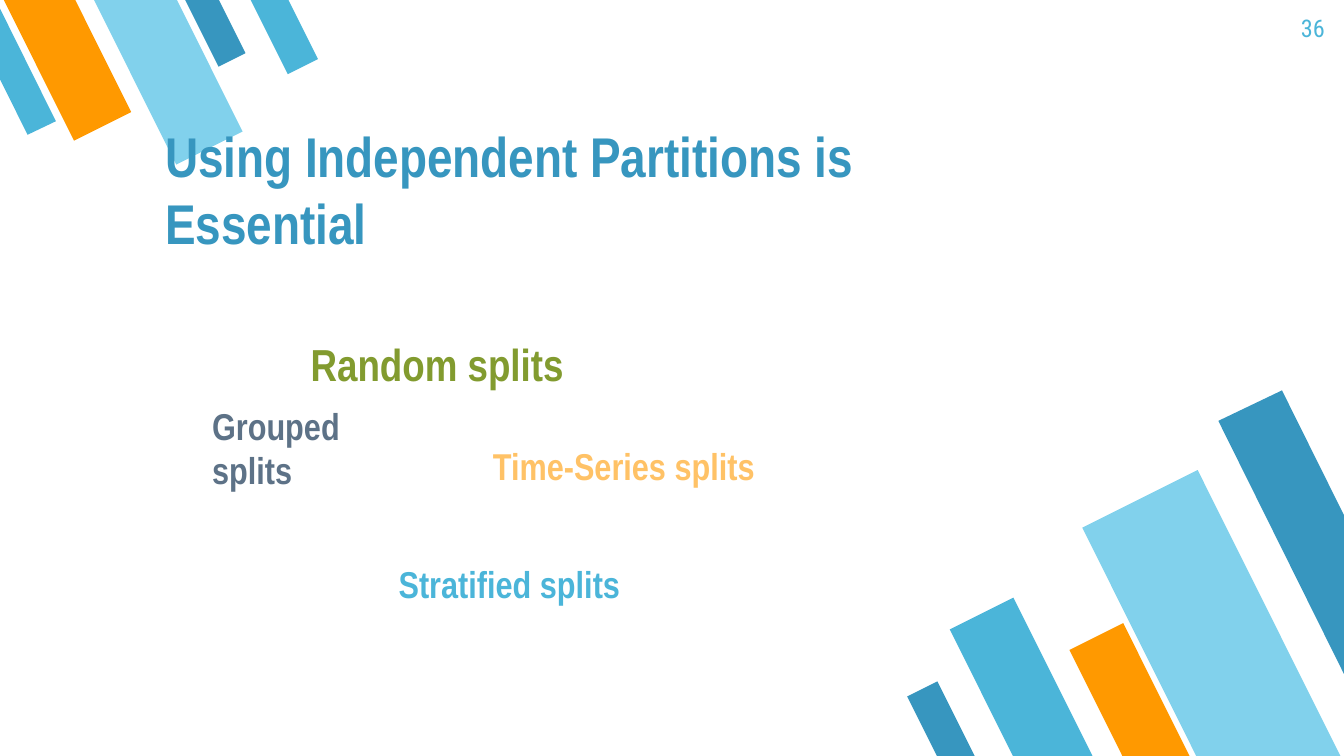
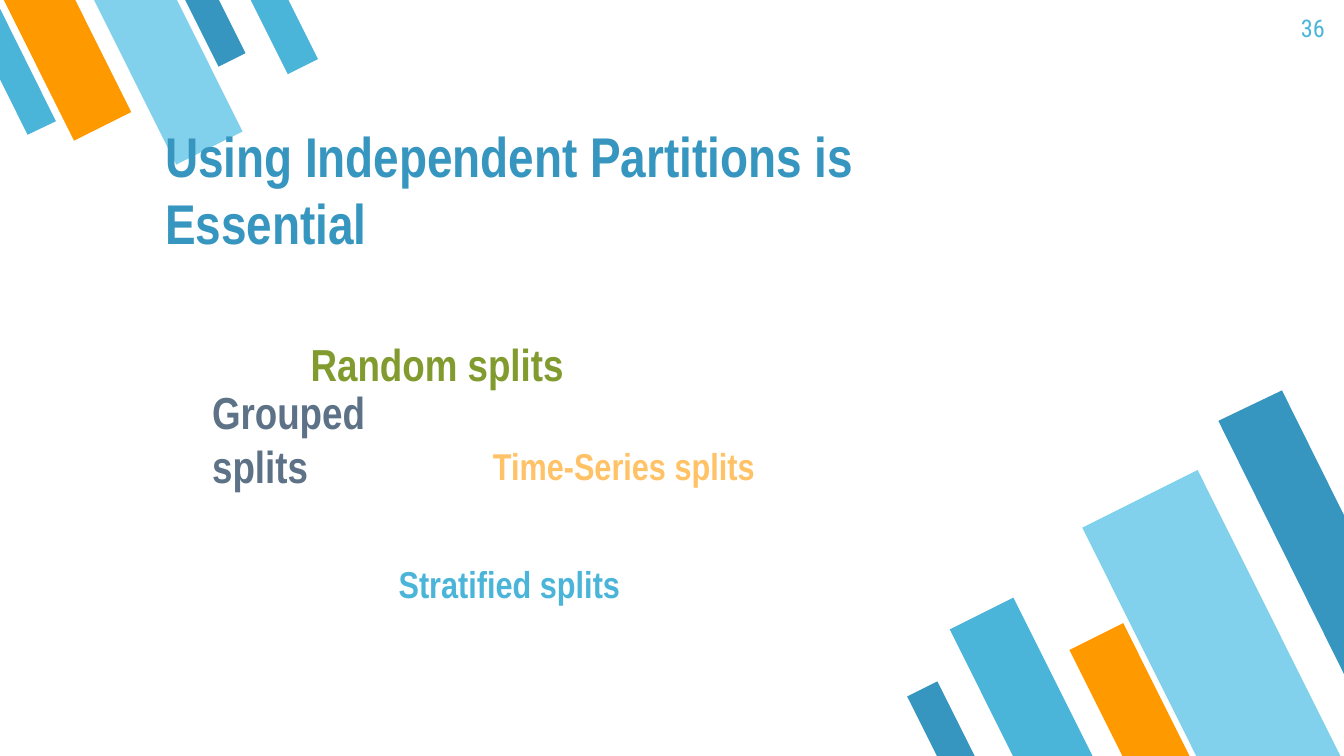
Before and after one commit to mayer79/ml_lecture, a slide deck: slide 36 of slides/ML_Lecture.pptx. Drawn at 1344x756 pixels with LibreOffice and Linux fonts; fonts in the diff are those of the drawing. Boxes give left, top, right and bottom in pixels: in the first picture for what was removed or moved away, otherwise in the second. Text is boxed around its words. In the diff, an @@ line names an element or a change of style, - is before the commit and + after.

```diff
--- a/slides/ML_Lecture.pptx
+++ b/slides/ML_Lecture.pptx
@@ text "Grouped splits" at box(212, 396, 365, 492): size 20 to 24 pt @@
```
Also in this commit, not shown: 5 other slides changed, 4 other files.
